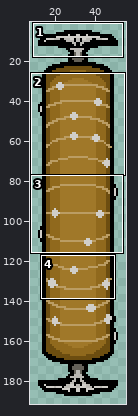
Two versions of one sprite sheet, Assets/Resources/Textures/Entities/Log2.png. The picture above shows the old version from afar; the outline marks the close-up.
Close-up. Earlier state:
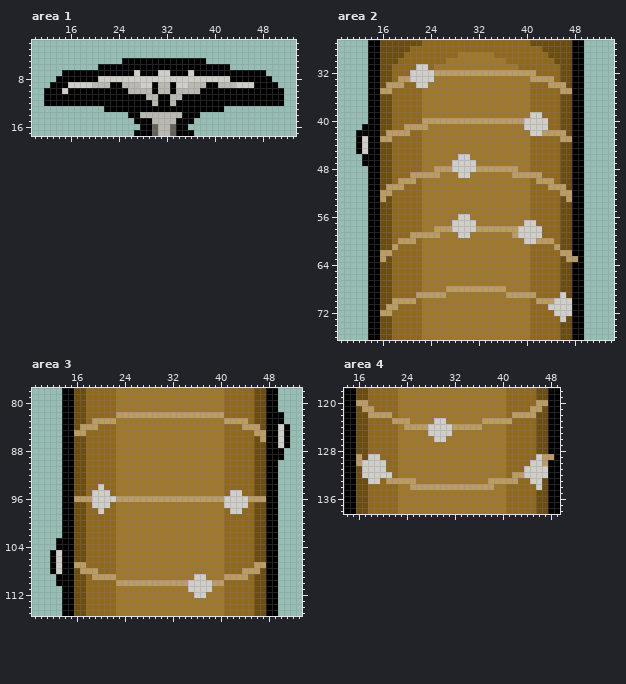
The file is 64x192 pixels. Shown: area 1: x 10..53, y 2..17; area 2: x 9..54, y 27..76; area 3: x 9..53, y 78..115; area 4: x 14..49, y 118..138. The wide view leaves out empty margins. The commit also changed other parts of the picture, which this record leaves out.
After the commit:
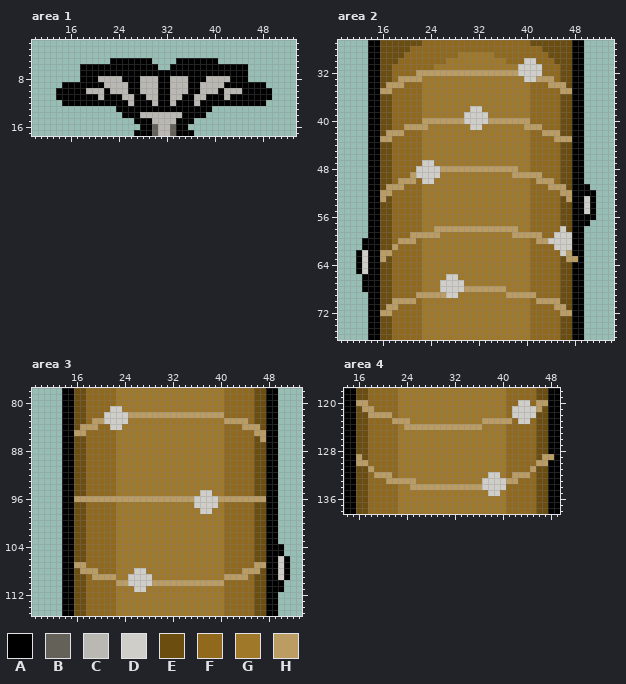
Palette (. is transparent): A #000000  B #646159  C #bab8b3  D #d0cec9  E #6c4d10  F #90691d  G #a07829  H #bb9d64
From old to new:
Changed rows in their new state; - is an unchanged pixel.
Area 1:
first column x 12:
 5 -----------AA-----....-----AA-----------
 6 ------AAA----------..----------AAA------
 7 ---...---------A---AA---A---------...---
 8 --....---CCCCAAACCCAACCCAAACCCC---....--
 9 -..-AAAAAA-CC-AACCCAACCCAA-CC-AAAAA--..-
10 ..-A---CCC-CCCAA--CAAC--AACCC-CCC-----..
11 ..-------C---CC----------CC---C-------..
12 ...-----------C----------C-----------...
13 ----------..----------------..----------
14 -------------A------------A-------------
Area 2:
first column x 21:
30 -------------------DD-
31 -FF---------------DDDD
32 FHHH--------------DDDD
33 HHGG---------------DD-
34 -FG-------------------
first column x 12:
38 -------------------DD-------------------
39 ------------------DDDD-------FF---------
40 ------------------DDDD------HFFF--------
41 -.-----------------DD-------HHHF--------
42 ..------F--------------------FF---E-----
43 ..-------------------------------H------
44 ..--------------------------------------
45 ..--------------------------------------
46 -.---------------GG---------------------
47 -.---------DD---GGGG--------------------
48 ----------DDDD--HHHH--------------------
49 ----------DDDD---GG---------------------
50 -----------DD---------------------------
51 --------------------------------------A-
52 --------------------------------------AA
53 --------------------------------------DA
54 --------------------------------------DA
55 --------------------------------------DA
56 -----------------GG-------------------AA
57 ----------------GGGG--------GF--------A-
58 ----------------HHHH-------GGFF---D-----
59 -----------------GG--------HHHH--DDD----
60 -A--------------------------GF--DDDD----
61 -A-------------------------------DDD----
62 AD--------------------------------D-----
63 AD--------------------------------------
64 AD--------------------------------------
65 AD--------------------------------------
66 -A-------------DD-----------------------
67 -A------------DDDD----------------------
68 -A------------DDDD----------------------
69 ---------------DD-----------------E-----
70 ---------------------------------HEE----
71 --------------------------------FHHE----
72 ---------------------------------FHH----
73 ----------------------------------E-----
Area 3:
first column x 21:
 81 -DD----------------------------
 82 DDDD-------------------------.-
 83 DDDD-------------------------.-
 84 -DD--------------------------..
 85 -----------------------------..
 86 -----------------------------..
 87 -----------------------------..
 88 -----------------------------.-
 89 -----------------------------.-
first column x 19:
 94 -F------------------------
 95 FFF---------------DD---FF-
 96 HHHH-------------DDDD-HHHH
 97 FFF--------------DDDD-FFFF
 98 -F----------------DD---FF-
first column x 12:
103 -.--------------------------------------
104 -.------------------------------------A-
105 ..------------------------------------A-
106 ..------------------------------------DA
107 ..------------------------------------DA
108 ..------------DD----------------------DA
109 -.-----------DDDD-------GG------------DA
110 -.-----------DDDD------HHHH-----------A-
111 --------------DD-------GGGG-----------A-
112 ------------------------GG--------------
Area 4:
first column x 17:
120 --------------------------DD---
121 -------------------------DDDD--
122 -------------------------DDDD--
123 ------------GG------------DD---
124 -----------HHHH----------------
125 -----------GGGG----------------
126 ------------GG-----------------
129 -FF--------------------------E-
130 HFFF------------------------FH-
131 EHFF-----------------------FHEE
132 EFHHH----------------DD----HFEE
133 -FF-----------------DDDD----FE-
134 --------------------DDDD-----E-
135 ---------------------DD--------
